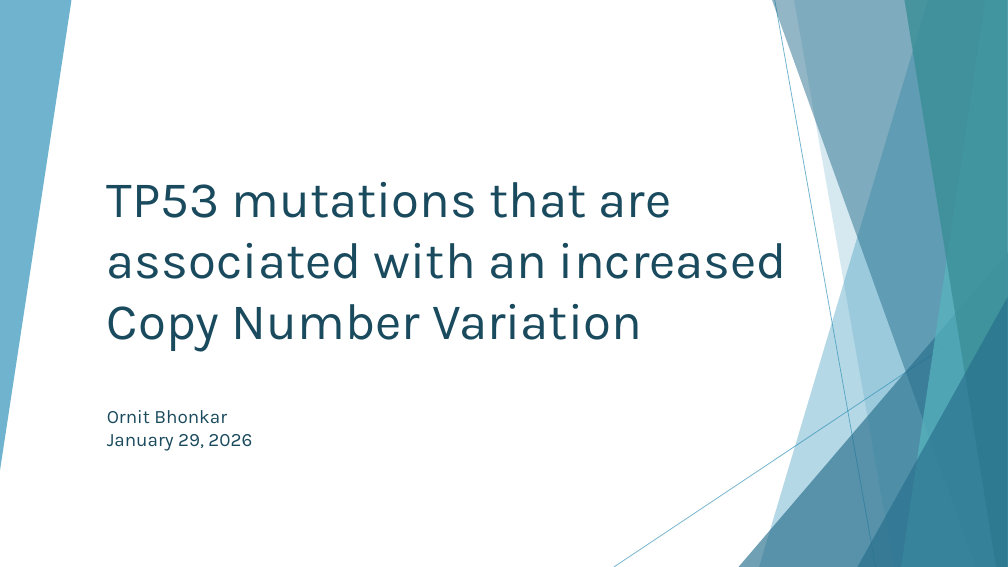
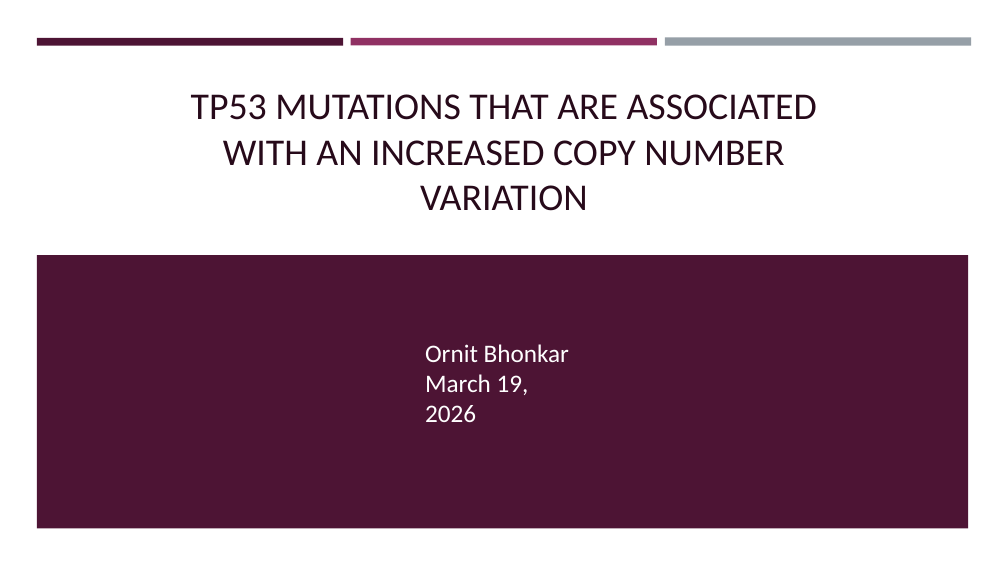
Before and after one commit to OrnitB/cancer_bioinformatics, a slide deck: slide 1 of project/project_background/Final Project Presentation - Ornit - Cancer Bioinfo March 2026.pptx. Drawn at 1008x567 pixels with LibreOffice and Linux fonts; fonts in the diff are those of the drawing. Boxes give left, top, right and bottom in pixels: in the first picture for what was removed or moved away, otherwise in the second. Text is boxed around its words. In the diff, an @@ line names an element or a change of style, - is before the commit and + after.

```diff
--- a/project/project_background/Final Project Presentation - Ornit - Cancer Bioinfo March 2026.pptx
+++ b/project/project_background/Final Project Presentation - Ornit - Cancer Bioinfo March 2026.pptx
@@ rectangle added at <box>37,38,343,45</box>, fill #4D1434 @@
@@ rectangle added at <box>351,38,657,45</box>, fill #903163 @@
@@ rectangle added at <box>665,38,971,46</box>, fill #969FA7 @@
@@ title at <box>191,94,817,211</box>: text changed; size 48.6 to 36 pt; font Karla to Calibri; text colour #1A4A5D to #270A1A @@
-TP53 mutations that are associated with an increased Copy Number Variation
+TP53 MUTATIONS THAT ARE ASSOCIATED WITH AN INCREASED COPY NUMBER VARIATION
@@ rectangle added at <box>37,255,969,528</box>, fill #4D1434 @@
@@ group removed at <box>0,0,1008,567</box>: 6 freeform shapes, 2 lines, 2 triangles @@
@@ text "Ornit Bhonkar": place and size @@
-text "Ornit Bhonkar" at <box>107,410,252,451</box>
+text "Ornit Bhonkar" at <box>425,344,569,422</box>
@@ text at <box>425,344,569,362</box>: size 18 to 24 pt, font Karla to Calibri, text colour #1A4A5D to #FFFFFF in "Ornit Bhonkar" @@
@@ text at <box>425,374,529,422</box>: text changed; size 18 to 24 pt; font Karla to Calibri; text colour #1A4A5D to #FFFFFF @@
-January 29, 2026
+March 19, 2026
```
Also in this commit, not shown: 7 other slides changed, 8 slides added, 5 slides removed.
